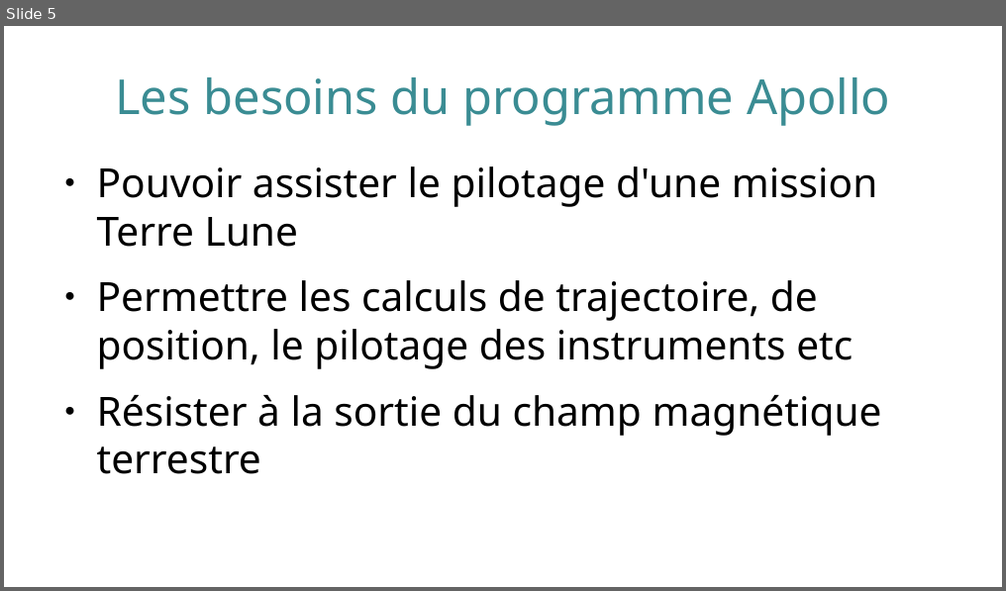
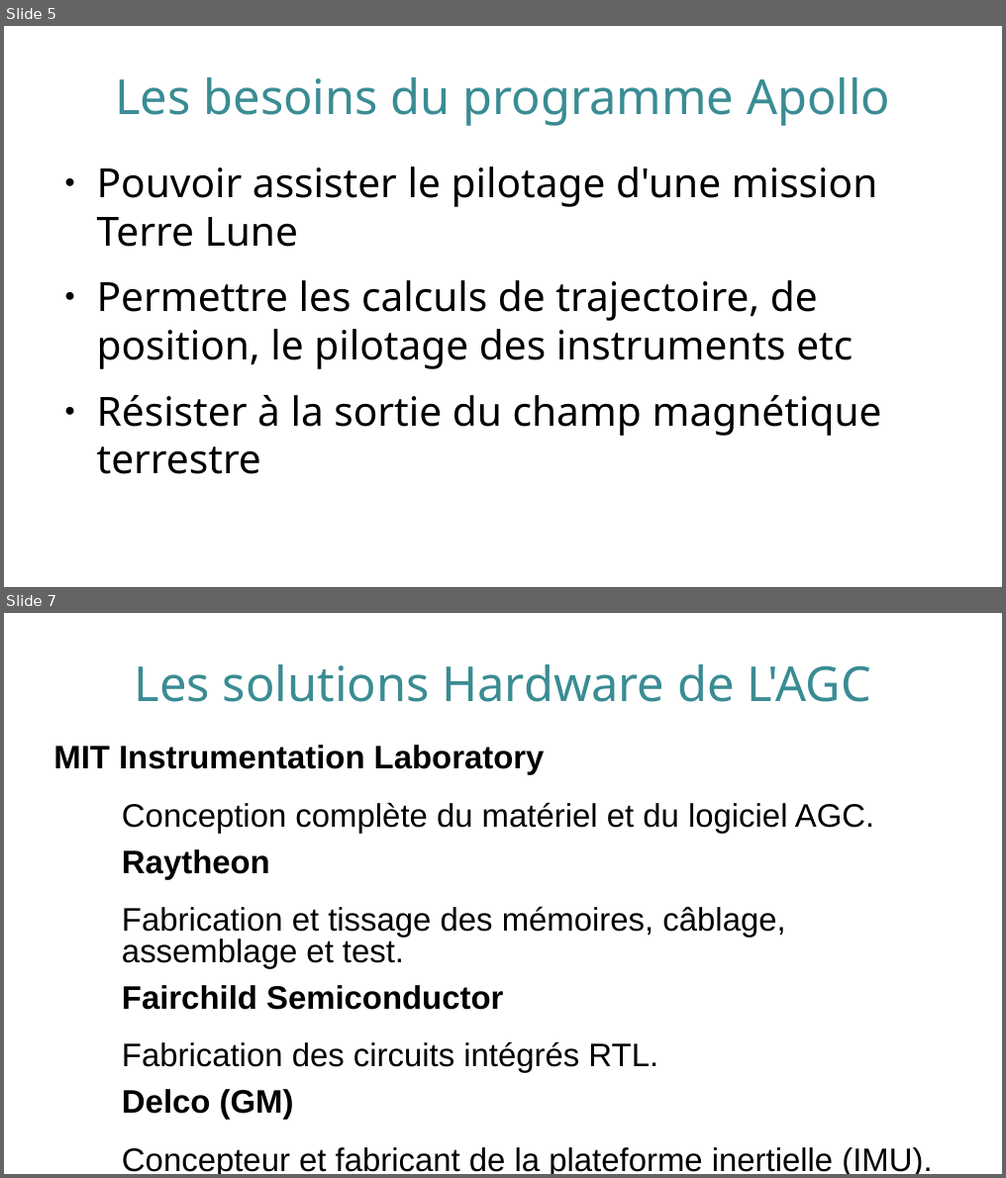
Before and after one commit to RegameyManuel/Presentation-AGC, a slide deck: AGC-Presentation.odp. Shown one above the other, each under a label of ours: slide 5 before the commit, slides 5 and 7 after it; the slides between them are not shown. The pictures are 1006x591 and 1006x1178 pixels, drawn with LibreOffice and Linux fonts; fonts in the diff are those of the drawing. Boxes give left, top, right and bottom in pixels: in the first picture for what was removed or moved away, otherwise in the second. Text is boxed around its words. In the diff, an @@ line names an element or a change of style, - is before the commit and + after.

```diff
--- a/AGC-Presentation.odp
+++ b/AGC-Presentation.odp
@@ slide 7 added at <box>4,613,1002,1174</box>, background #FFFFFF @@
@@ title added at <box>135,664,871,702</box>, 38.4 pt, text #3A8C93 @@
+Les solutions Hardware de L'AGC
@@ text added at <box>54,745,932,1174</box>, 25.9 pt, text #000000 @@
+MIT Instrumentation Laboratory
+  Conception complète du matériel et du logiciel AGC.
+Raytheon
+  Fabrication et tissage des mémoires, câblage, assemblage et test.
+Fairchild Semiconductor
+  Fabrication des circuits intégrés RTL.
+Delco (GM)
+  Concepteur et fabricant de la plateforme inertielle (IMU).
```
Also in this commit, not shown: 1 slide changed, 6 other slides added, 2 slides removed, 1 other file.
